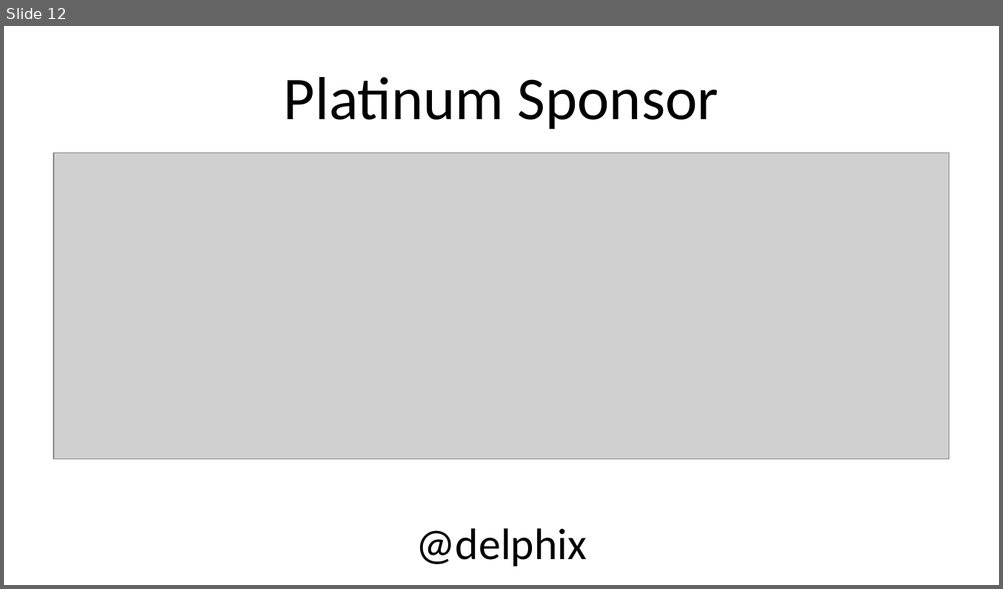
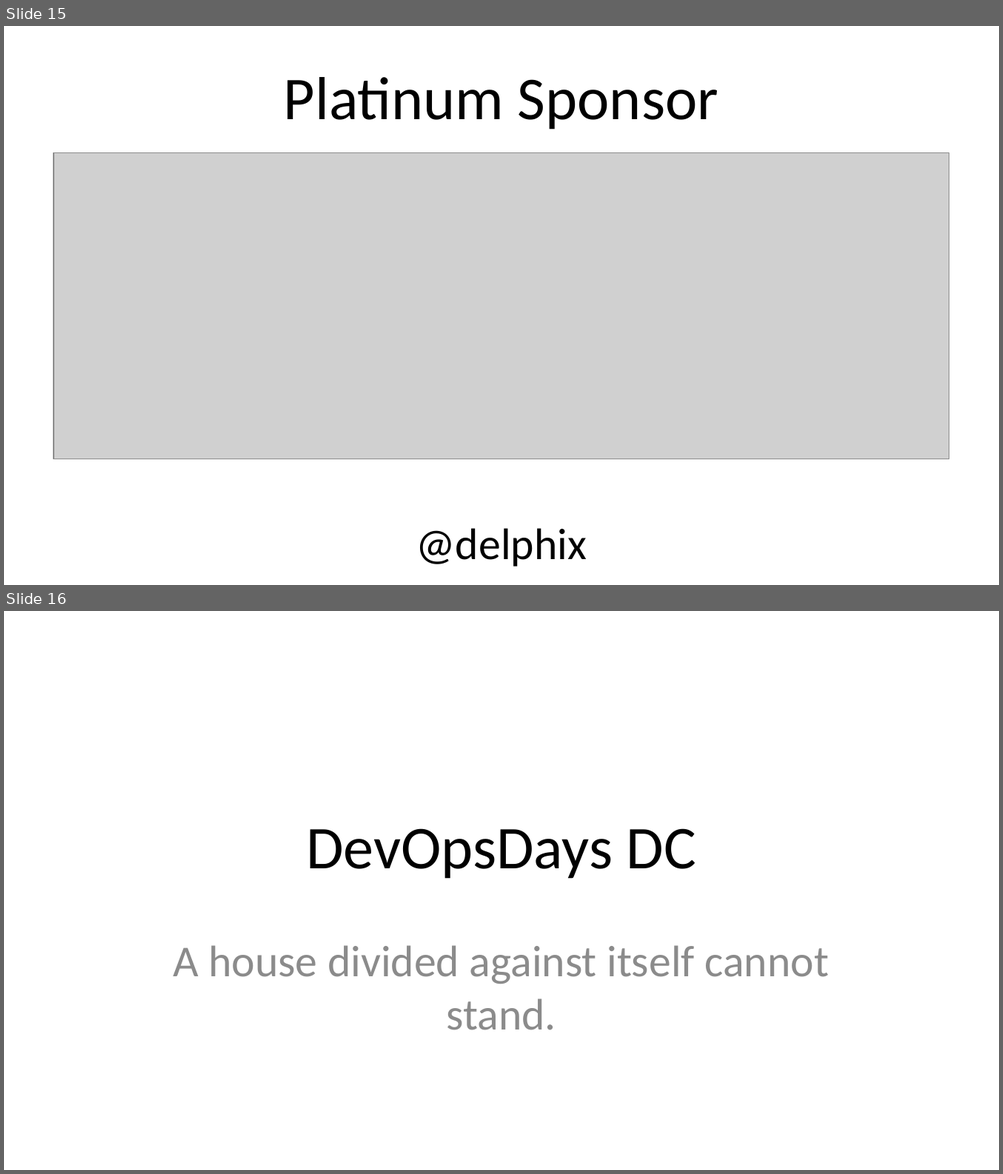
Before and after one commit to DevOpsDaysDC/planning, a slide deck: sponsor_loop.pptx. Shown one above the other, each under a label of ours: slide 12 before the commit, slides 15 and 16 after it. The pictures are 1003x589 and 1003x1174 pixels, drawn with LibreOffice and Linux fonts; fonts in the diff are those of the drawing; grey boxes stand for pictures; background and template pictures are left out. Boxes give left, top, right and bottom in pixels: in the first picture for what was removed or moved away, otherwise in the second. Text is boxed around its words. In the diff, an @@ line names an element or a change of style, - is before the commit and + after.

```diff
--- a/sponsor_loop.pptx
+++ b/sponsor_loop.pptx
@@ slide 16 added at [4,611,999,1170], background #FFFFFF @@
@@ title added at [306,829,696,879], 44 pt, text #000000 @@
+DevOpsDays DC
@@ subtitle added at [173,945,828,1031], 32 pt, text #8C8C8C @@
+A house divided against itself cannot stand.
@@ what was slide 12 is now slide 15 @@
```
Also in this commit, not shown: 5 other slides added, 2 other files.
